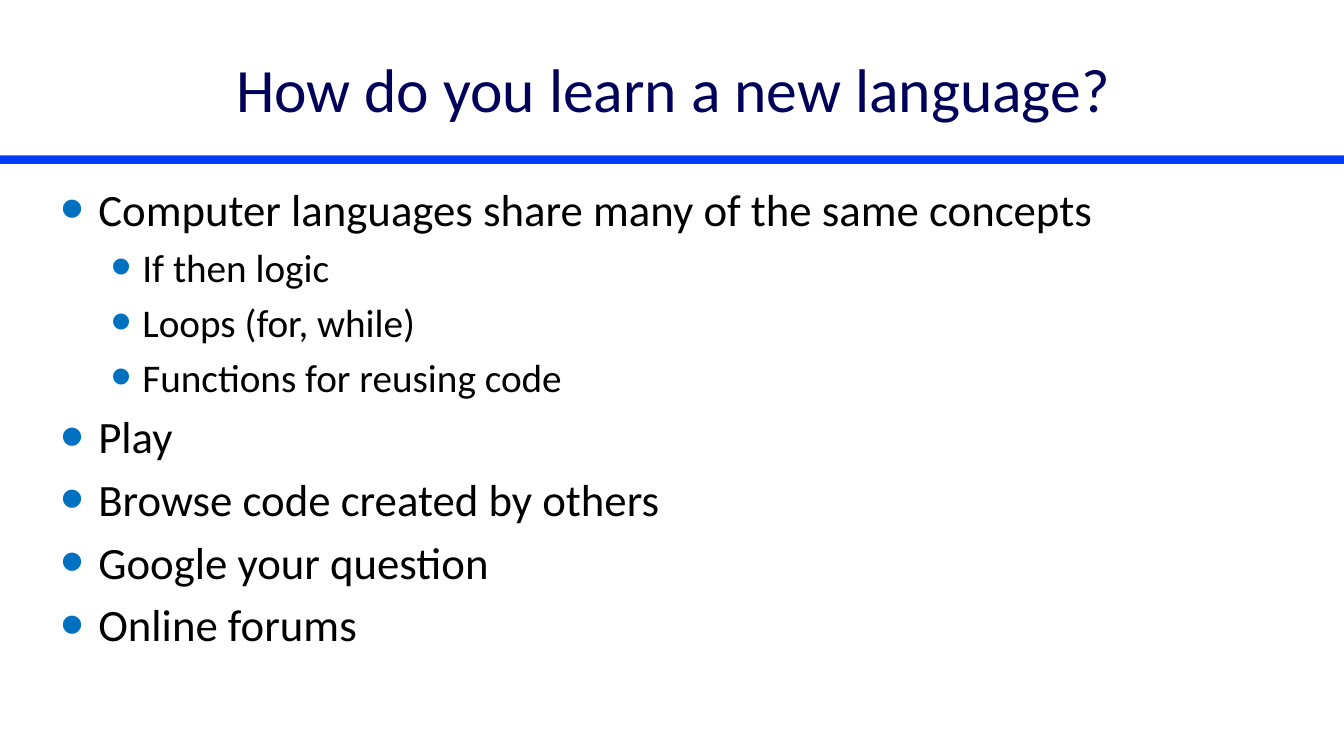
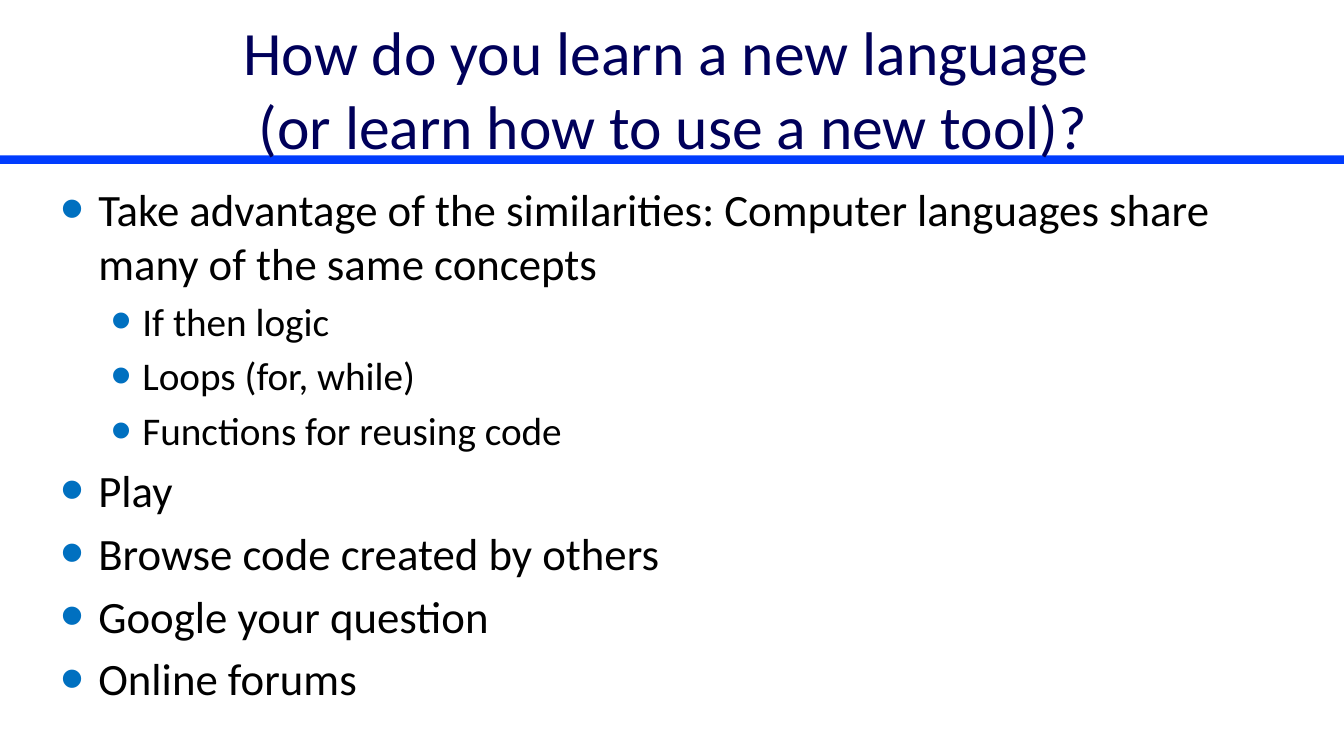
Before and after one commit to monroews/CEE4520Lectures, a slide deck: slide 4 of Discussions/Computer languages.pptx (slide 3 before the commit). Drawn at 1344x756 pixels with LibreOffice and Linux fonts; fonts in the diff are those of the drawing. Boxes give left, top, right and bottom in pixels: in the first picture for what was removed or moved away, otherwise in the second. Text is boxed around its words. In the diff, an @@ line names an element or a change of style, - is before the commit and + after.

```diff
--- a/Discussions/Computer languages.pptx
+++ b/Discussions/Computer languages.pptx
@@ title at box(243, 32, 1089, 164): text changed @@
-How do you learn a new language?
+How do you learn a new language
+(or learn how to use a new tool)?
@@ text at box(98, 195, 1209, 288): text changed @@
-• Computer languages share many of the same concepts
+• Take advantage of the similarities: Computer languages share many of the same concepts
```
Also in this commit, not shown: 1 slide added.
